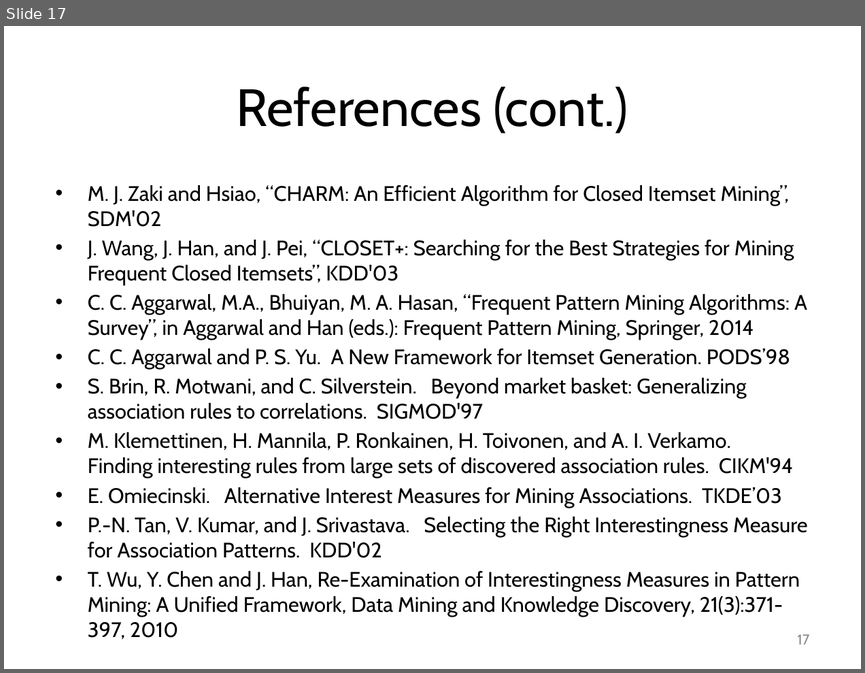
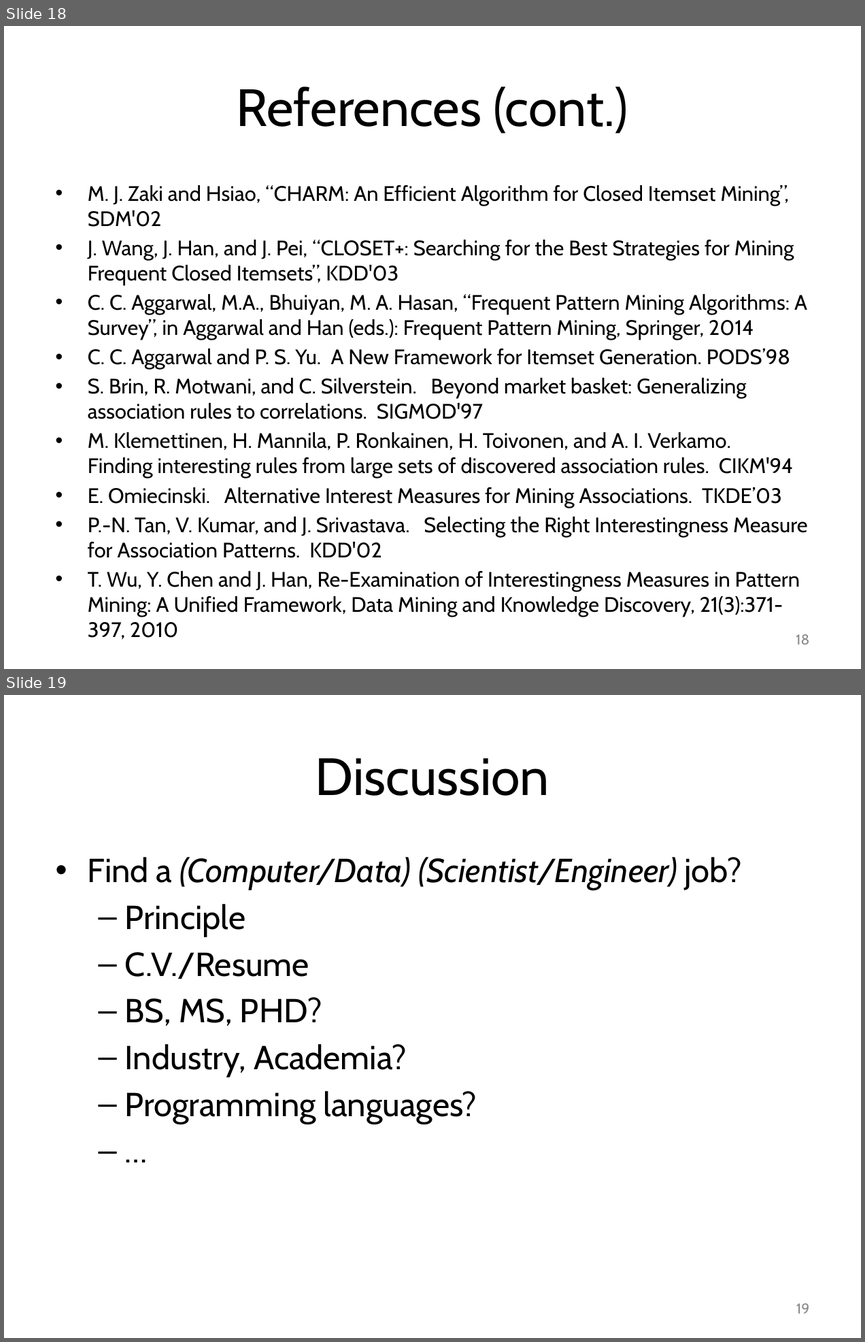
Before and after one commit to mjiang89/mjiang89.github.io, a slide deck: teaching/CSEx0647Fall17-11-PatternEvaluation.pptx. Shown one above the other, each under a label of ours: slide 17 before the commit, slides 18 and 19 after it. The pictures are 865x673 and 865x1342 pixels, drawn with LibreOffice and Linux fonts; fonts in the diff are those of the drawing. Boxes give left, top, right and bottom in pixels: in the first picture for what was removed or moved away, otherwise in the second. Text is boxed around its words. In the diff, an @@ line names an element or a change of style, - is before the commit and + after.

```diff
--- a/teaching/CSEx0647Fall17-11-PatternEvaluation.pptx
+++ b/teaching/CSEx0647Fall17-11-PatternEvaluation.pptx
@@ slide 19 added at [4, 695, 861, 1338], background #FFFFFF @@
@@ title added at [315, 758, 549, 796], 44 pt, text #000000 @@
+Discussion
@@ text added at [88, 857, 741, 1123], 28 pt, text #000000 @@
+• Find a (Computer/Data) (Scientist/Engineer) job?
+  – Principle
+  – C.V./Resume
+  – BS, MS, PHD?
+  – Industry, Academia?
+  – Programming languages?
+  – …
@@ page number added at [796, 1303, 809, 1313], 12 pt, text #8C8C8C @@
+19
@@ what was slide 17 is now slide 18 @@
@@ page number at [796, 634, 809, 644]: text changed @@
-17
+18
```
Also in this commit, not shown: 7 slides changed, 1 other slide added, 2 other files.
